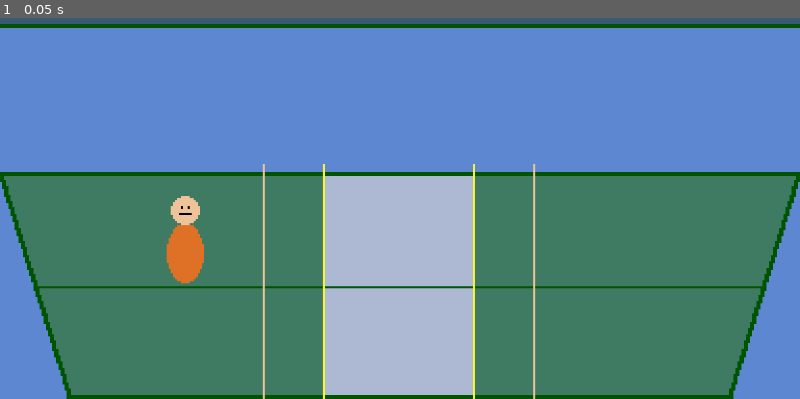
Above: before the commit, frame 1.
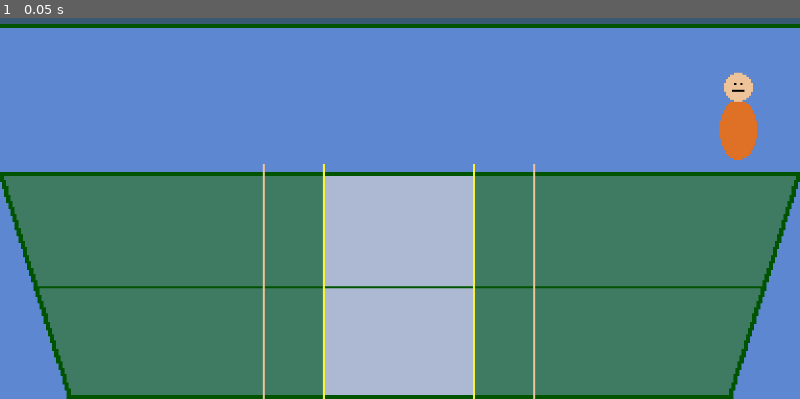
Above: after the commit, the same moment.

Repository: josediazerm/CapitalismCruise
Game: Godot game, scene res://Scenes/Levels/Testing/ship.tscn
The game is run twice, just before and just after one commit, with the same random seed, the same clock (stepped at 60 frames per second) and the same inputs. The project has no main scene, so this scene is started directly.
Inputs:
- Up to frame 1 (0.05 s): no input

The runs differ from the first frame. In frame 1, 1.6% of the frame differs, in the area x 20-95%, y 14-70%.

Commit message:
save work

Diff:
--- a/Scenes/Elements/character.tscn
+++ b/Scenes/Elements/character.tscn
@@ -1,16 +1,22 @@
-[gd_scene load_steps=3 format=3 uid="uid://ckk4xsndr25he"]
+[gd_scene load_steps=4 format=3 uid="uid://ckk4xsndr25he"]
 
+[ext_resource type="Script" path="res://Scripts/character/character_movement.gd" id="1_o5hyp"]
 [ext_resource type="Texture2D" uid="uid://btqxpa337had7" path="res://Graphics/Characters/Def_Char.png" id="1_pjbq6"]
 
 [sub_resource type="CapsuleShape2D" id="CapsuleShape2D_6oyis"]
-radius = 39.0
-height = 204.0
+radius = 49.0
+height = 196.0
 
 [node name="Character" type="CharacterBody2D"]
+script = ExtResource("1_o5hyp")
 
-[node name="CollisionShape2D" type="CollisionShape2D" parent="."]
-shape = SubResource("CapsuleShape2D_6oyis")
+[node name="NavigationAgent2D" type="NavigationAgent2D" parent="."]
+path_desired_distance = 5.0
+target_desired_distance = 5.0
 
 [node name="Sprite2D" type="Sprite2D" parent="."]
 scale = Vector2(5, 5)
 texture = ExtResource("1_pjbq6")
+
+[node name="CollisionShape2D" type="CollisionShape2D" parent="."]
+shape = SubResource("CapsuleShape2D_6oyis")
--- a/Scenes/Levels/Testing/ship.tscn
+++ b/Scenes/Levels/Testing/ship.tscn
@@ -1,7 +1,16 @@
-[gd_scene load_steps=3 format=3 uid="uid://b1snn3h64dqxf"]
+[gd_scene load_steps=6 format=3 uid="uid://b1snn3h64dqxf"]
 
 [ext_resource type="Texture2D" uid="uid://ccmtqektbunt7" path="res://Graphics/Backgrounds/Def_back.png" id="1_4xehi"]
 [ext_resource type="PackedScene" uid="uid://ckk4xsndr25he" path="res://Scenes/Elements/character.tscn" id="2_lv3tx"]
+[ext_resource type="Script" path="res://Scripts/ship_buttons_controller.gd" id="3_40pm4"]
+
+[sub_resource type="NavigationPolygon" id="NavigationPolygon_axw1e"]
+vertices = PackedVector2Array(-781, 521, -814, 288, -167, 288, 771, 521, 772, 279, 151, 280, -167, 262, 152, 259, 181, 16, 857, 10, 853, 259, -187, 25, -861, -312, 937, -319, 933, -20, 180, -25, -860, -18, -187, -20, -333, 262, -862, 262, -863, 21, -336, 18, -190, 262)
+polygons = Array[PackedInt32Array]([PackedInt32Array(0, 1, 2, 3), PackedInt32Array(4, 3, 2, 5), PackedInt32Array(5, 2, 6, 7), PackedInt32Array(8, 9, 10, 7, 11), PackedInt32Array(12, 13, 14, 15), PackedInt32Array(16, 12, 15, 17), PackedInt32Array(18, 19, 20, 21, 11), PackedInt32Array(22, 18, 11), PackedInt32Array(6, 22, 11, 7), PackedInt32Array(17, 15, 8, 11)])
+outlines = Array[PackedVector2Array]([PackedVector2Array(-336, 18, -863, 21, -862, 262, -333, 262, -190, 262, -167, 262, -167, 288, -814, 288, -781, 521, 771, 521, 772, 279, 151, 280, 152, 259, 853, 259, 857, 10, 181, 16, 180, -25, 933, -20, 937, -319, -861, -312, -860, -18, -187, -20, -187, 25)])
+
+[sub_resource type="RectangleShape2D" id="RectangleShape2D_12bgl"]
+size = Vector2(812, 39)
 
 [node name="ship" type="Node2D"]
 
@@ -9,5 +18,62 @@
 position = Vector2(960, 540)
 texture = ExtResource("1_4xehi")
 
+[node name="NavigationRegion2D" type="NavigationRegion2D" parent="Background"]
+navigation_polygon = SubResource("NavigationPolygon_axw1e")
+use_edge_connections = false
+
 [node name="Character" parent="." instance=ExtResource("2_lv3tx")]
-position = Vector2(445, 698)
+position = Vector2(1772, 402)
+motion_mode = 1
+wall_min_slide_angle = 0.0
+
+[node name="Buttons" type="Node2D" parent="." node_paths=PackedStringArray("character")]
+script = ExtResource("3_40pm4")
+character = NodePath("../Character")
+
+[node name="Map" type="Button" parent="Buttons"]
+modulate = Color(1, 1, 1, 0)
+offset_left = 103.0
+offset_top = 565.0
+offset_right = 748.0
+offset_bottom = 794.0
+
+[node name="Controls" type="Button" parent="Buttons"]
+modulate = Color(1, 1, 1, 0)
+offset_left = 1166.0
+offset_top = 562.0
+offset_right = 1811.0
+offset_bottom = 791.0
+
+[node name="Storage" type="Button" parent="Buttons"]
+modulate = Color(1, 1, 1, 0)
+offset_left = 184.0
+offset_top = 827.0
+offset_right = 748.0
+offset_bottom = 1056.0
+
+[node name="Beds" type="Button" parent="Buttons"]
+modulate = Color(1, 1, 1, 0)
+offset_left = 1174.0
+offset_top = 829.0
+offset_right = 1738.0
+offset_bottom = 1058.0
+
+[node name="StaticBody2D" type="StaticBody2D" parent="."]
+position = Vector2(65, 0)
+
+[node name="CollisionShape2D" type="CollisionShape2D" parent="StaticBody2D"]
+position = Vector2(1512, 536.5)
+shape = SubResource("RectangleShape2D_12bgl")
+
+[node name="StaticBody2D2" type="StaticBody2D" parent="."]
+position = Vector2(50, 282)
+
+[node name="CollisionShape2D" type="CollisionShape2D" parent="StaticBody2D2"]
+position = Vector2(1512, 536.5)
+shape = SubResource("RectangleShape2D_12bgl")
+
+[connection signal="pressed" from="Buttons/Map" to="Buttons" method="_on_button_pressed" binds= ["map"]]
+[connection signal="pressed" from="Buttons/Controls" to="Buttons" method="_on_button_pressed" binds= ["control"]]
+[connection signal="pressed" from="Buttons/Storage" to="Buttons" method="_on_button_pressed" binds= ["storage"]]
+[connection signal="pressed" from="Buttons/Beds" to="Buttons" method="_on_button_pressed" binds= ["bed"]]
--- /dev/null
+++ b/Scripts/character/character_movement.gd
@@ -0,0 +1,35 @@
+extends CharacterBody2D
+
+
+const speed = 1500.0
+const accel = 10.0
+
+@onready var navigator : NavigationAgent2D = $NavigationAgent2D
+
+var actual_position = ""
+var actual_target
+var move = false
+var direction = Vector2 ()
+
+var pos = Vector2(247, 691)
+
+func _ready():
+	actual_position = "boat_deck"
+
+func _physics_process(delta):
+	if move:
+		direction = navigator.get_next_path_position() - global_position
+		var distance = pos - global_position
+		direction = direction.normalized()
+		velocity = velocity.lerp(direction * speed, accel * delta)
+
+		if distance.length() > 1:
+			move_and_slide()
+		else:
+			move = false
+			actual_target = ""
+
+
+func moveit():
+	move = true
+	navigator.target_position = pos
--- /dev/null
+++ b/Scripts/ship_buttons_controller.gd
@@ -0,0 +1,6 @@
+extends Node2D
+
+@export var character : CharacterBody2D
+
+func _on_button_pressed(extra_arg_0):
+	character.moveit()
--- a/project.godot
+++ b/project.godot
@@ -21,6 +21,13 @@
 window/size/mode=3
 window/stretch/mode="viewport"
 
+[navigation]
+
+2d/use_edge_connections=false
+2d/default_link_connection_radius=1
+2d/canvas_textures/default_texture_filter=0
+2d/stretch/mode="viewport"
+
 [rendering]
 
 textures/canvas_textures/default_texture_filter=0
